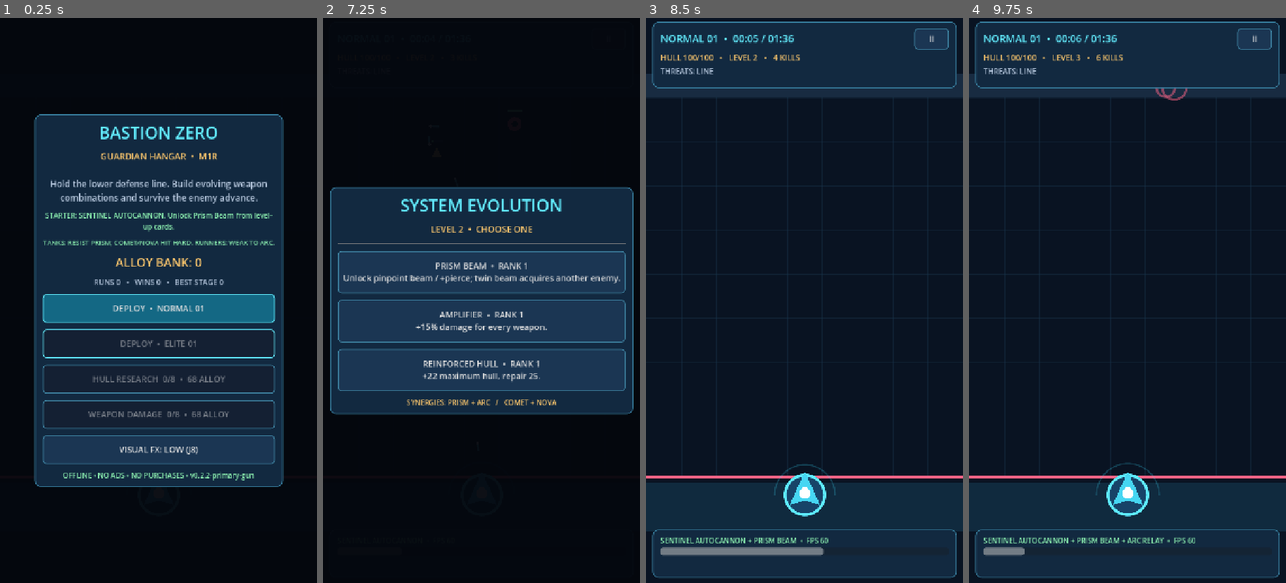
Above: before the commit, frames 1-4 (left to right).
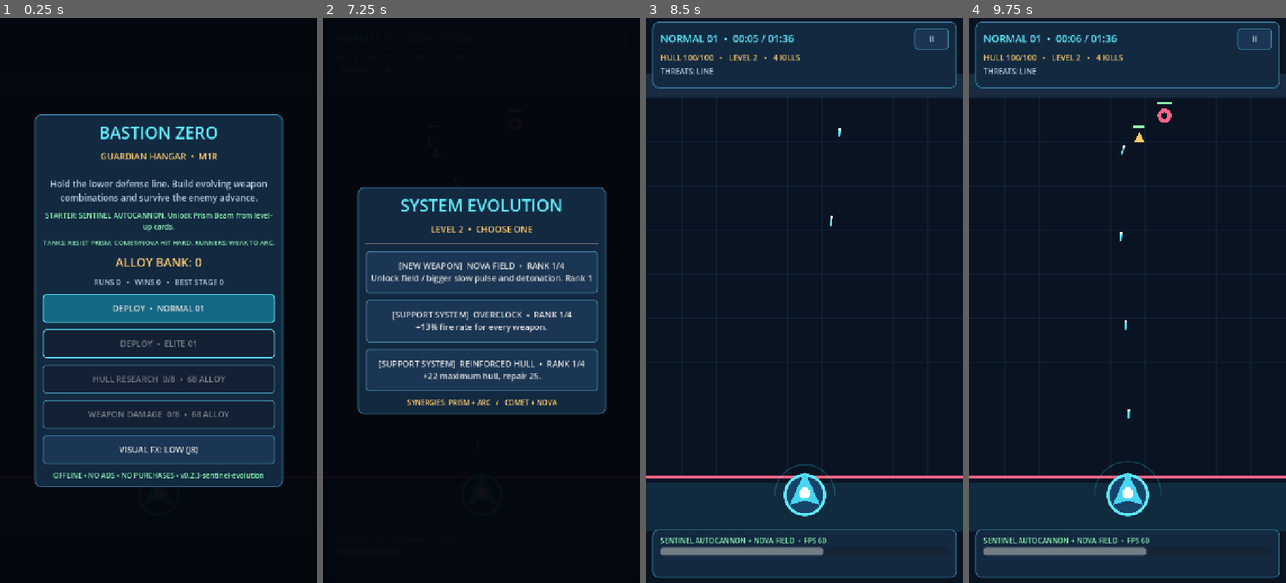
Above: after the commit, the same moments.

Repository: dante-souza/bastion_zero
Game: Godot game, scene res://scenes/main.tscn
Same seed, same stepped clock (60 frames per second), same inputs: the game is played once before the commit and once after it.
Inputs (mouse positions are in pixels of both pictures, inside the frame that each line leads up to):
- Up to frame 1 (0.25 s): no input
- Up to frame 2 (7.25 s): click "DEPLOY • NORMAL 01" at 0.5 s; click "II" at 1.25 s; click "RESUME" at 2 s; click "II" at 2.75 s; click "RESUME" at 3.5 s; click "II" at 4.25 s; click "RESUME" at 5 s; move the mouse to (551, 272) at 5.77 s; click (551, 272) at 5.92 s; move the mouse to (418, 328) at 6.52 s; click (418, 328) at 6.67 s
- Up to frame 3 (8.5 s): click (804, 272) at 7.25 s, where only the run before the commit has a clickable "PRISM BEAM • RANK 1 Unlock pi…"; move the mouse to (836, 176) at 8.02 s; click (836, 176) at 8.17 s
- Up to frame 4 (9.75 s): move the mouse to (1111, 413) at 8.77 s; click (1111, 413) at 8.92 s; click (1127, 272) at 9.5 s, where only the run before the commit has a clickable "ARC RELAY • RANK 1 Unlock cha…"

The runs differ from the first frame. In frame 1, 0.5% of the frame differs, in the area x 16-84%, y 80-82%; in frame 2, 9.7%, in the area x 2-98%, y 29-71%; in frame 3, 0.2%; in frame 4, 1.3%.

Commit message:
feat(combat): add four independent Sentinel autocannon evolution card chains

Diff:
--- a/scripts/arena.gd
+++ b/scripts/arena.gd
@@ -61,6 +61,7 @@
     rng.seed = 14057 + stage * 137
     levels = {
         "gun": 1, "beam": 0, "volley": 0, "arc": 0, "nova": 0,
+        "gun_payload": 0, "gun_pierce": 0, "gun_ricochet": 0, "gun_volley": 0,
         "hull": 0, "rate": 0, "power": 0, "reach": 0
     }
     weapon_damage = {"gun": 0.0, "beam": 0.0, "volley": 0.0, "arc": 0.0, "nova": 0.0}
@@ -130,7 +131,7 @@
 func choose_upgrade(kind: String) -> void:
     if state != "upgrade" or not levels.has(kind):
         return
-    if int(levels[kind]) >= GameCatalog.UPGRADE_CAP:
+    if int(levels[kind]) >= GameCatalog.upgrade_cap(kind):
         return
     levels[kind] = int(levels[kind]) + 1
     if kind == "hull":
@@ -293,28 +294,30 @@
         var target_idx: int = _index_by_id(int(bullet["target"]))
         var velocity: Vector2 = bullet["velocity"]
         var kind: String = String(bullet["kind"])
-        # Both rockets and the basic cannon track the assigned threat. The
-        # cannon makes smaller corrections, avoiding the old missing shots.
         if target_idx >= 0 and (kind == "rocket" or kind == "gun"):
             var destination: Vector2 = enemies[target_idx]["pos"]
             var aim: Vector2 = (destination - pos).normalized()
-            var bullet_speed := 670.0 if kind == "rocket" else (1250.0 if int(levels["gun"]) >= 4 else 1100.0)
-            var turning := 7.0 if kind == "rocket" else (9.0 if int(levels["gun"]) >= 4 else 6.0)
+            var bullet_speed: float = 670.0 if kind == "rocket" else (1250.0 if int(levels["gun"]) >= 4 else 1100.0)
+            var turning: float = 7.0 if kind == "rocket" else (9.0 if int(levels["gun"]) >= 4 else 6.0)
             velocity = velocity.lerp(aim * bullet_speed, minf(delta * turning, 1.0))
             bullet["velocity"] = velocity
         var next: Vector2 = pos + velocity * delta
         bullet["pos"] = next
         var collision := -1
+        var along_first := 2.0
         for enemy in enemies:
+            var enemy_id: int = int(enemy["id"])
+            if kind == "gun" and Array(bullet.get("hit_ids", [])).has(enemy_id):
+                continue
             var radius: float = float(enemy["radius"]) + (10.0 if kind == "rocket" else (9.0 if kind == "gun" else 7.0))
-            # Swept segment-vs-circle collision prevents high-speed tunneling.
+            # Check the swept path; choose earliest physical contact, not spawn-array order.
             var path: Vector2 = next - pos
             var along: float = clampf((Vector2(enemy["pos"]) - pos).dot(path) / maxf(0.01, path.length_squared()), 0.0, 1.0)
-            if Vector2(enemy["pos"]).distance_to(pos.lerp(next, along)) <= radius:
-                collision = int(enemy["id"])
-                break
+            if along < along_first and Vector2(enemy["pos"]).distance_to(pos.lerp(next, along)) <= radius:
+                collision = enemy_id
+                along_first = along
         if collision >= 0:
-            var hit_at: Vector2 = next
+            var hit_at: Vector2 = pos.lerp(next, along_first)
             var base_damage: float = float(bullet["damage"])
             if kind == "rocket":
                 _damage_by_id(collision, base_damage, "volley")
@@ -324,14 +327,50 @@
                     for j in range(3):
                         var velocity_frag := Vector2.from_angle(-PI + j * PI / 2.0) * 450.0
                         projectiles.append({"pos": hit_at, "velocity": velocity_frag, "damage": base_damage * 0.33, "life": 0.36, "target": -1, "kind": "frag"})
+                projectiles.remove_at(i)
             elif kind == "gun":
                 _damage_by_id(collision, base_damage, "gun")
+                var touched: Array = bullet.get("hit_ids", [])
+                touched.append(collision)
+                bullet["hit_ids"] = touched
+                if int(bullet["pierce_left"]) > 0:
+                    # Penetration carries on in the same direction, never rehitting targets.
+                    bullet["pierce_left"] = int(bullet["pierce_left"]) - 1
+                    bullet["damage"] = base_damage * 0.86
+                    bullet["target"] = -1
+                    bullet["pos"] = next
+                elif int(bullet["ricochet_left"]) > 0:
+                    var bounced_id: int = _nearest_unhit_enemy(hit_at, touched, 500.0)
+                    if bounced_id >= 0:
+                        bullet["ricochet_left"] = int(bullet["ricochet_left"]) - 1
+                        bullet["target"] = bounced_id
+                        bullet["pos"] = hit_at
+                        bullet["velocity"] = (Vector2(enemies[_index_by_id(bounced_id)]["pos"]) - hit_at).normalized() * 1100.0
+                        bullet["damage"] = base_damage * 0.74
+                        _effect("beam", hit_at, Vector2(enemies[_index_by_id(bounced_id)]["pos"]), 1.0, CYAN, 0.08)
+                    else:
+                        projectiles.remove_at(i)
+                else:
+                    projectiles.remove_at(i)
             else:
                 _damage_by_id(collision, base_damage, "volley")
+                projectiles.remove_at(i)
             _effect("flash", hit_at, Vector2.ZERO, 12.0 if kind == "gun" else 22.0, CYAN if kind == "gun" else GOLD, 0.14 if kind == "gun" else 0.22)
-            projectiles.remove_at(i)
         elif float(bullet["life"]) <= 0.0 or next.y < 110.0 or next.y > 1180.0:
             projectiles.remove_at(i)
+
+func _nearest_unhit_enemy(point: Vector2, touched: Array, radius: float) -> int:
+    var result := -1
+    var shortest: float = radius
+    for enemy in enemies:
+        var id: int = int(enemy["id"])
+        if touched.has(id):
+            continue
+        var distance: float = point.distance_to(enemy["pos"])
+        if distance < shortest:
+            shortest = distance
+            result = id
+    return result
 func _update_effects(delta: float) -> void:
     for i in range(effects.size() - 1, -1, -1):
         effects[i]["ttl"] = float(effects[i]["ttl"]) - delta
@@ -382,28 +421,57 @@
             highest_y = threat
     return winner
 
+func _gun_target_ids(count: int) -> Array[int]:
+    var result: Array[int] = []
+    var index: int = _target_index(_range(1170.0))
+    if index < 0:
+        return result
+    var main_id: int = int(enemies[index]["id"])
+    result.append(main_id)
+    var others: Array[Dictionary] = []
+    for enemy in enemies:
+        var id: int = int(enemy["id"])
+        if id == main_id or Vector2(enemy["pos"]).distance_to(G) > _range(1170.0):
+            continue
+        others.append({"id": id, "y": float(Vector2(enemy["pos"]).y)})
+    others.sort_custom(func(first: Dictionary, second: Dictionary) -> bool: return float(first["y"]) > float(second["y"]))
+    for other in others:
+        if result.size() >= count:
+            break
+        result.append(int(other["id"]))
+    while result.size() < count:
+        result.append(main_id)
+    return result
+
 func _fire_gun() -> void:
-    var target_idx: int = _target_index(_range(1170.0))
-    if target_idx < 0 or projectiles.size() >= MAX_BULLETS - 2:
-        return
-    var enemy: Dictionary = enemies[target_idx]
-    var target: Vector2 = enemy["pos"]
-    var speed := 1250.0 if int(levels["gun"]) >= 4 else 1100.0
-    var barrels := 2 if int(levels["gun"]) >= 3 else 1
-    for barrel in range(barrels):
-        var offset: float = (float(barrel) - (barrels - 1.0) * 0.5) * 32.0
+    var count := 1 + (1 if int(levels["gun"]) >= 3 else 0) + int(levels["gun_volley"])
+    if projectiles.size() >= MAX_BULLETS - count:
+        return
+    var targets: Array[int] = _gun_target_ids(count)
+    if targets.is_empty():
+        return
+    var speed: float = 1250.0 if int(levels["gun"]) >= 4 else 1100.0
+    for barrel in range(count):
+        var target_idx: int = _index_by_id(targets[barrel])
+        if target_idx < 0:
+            continue
+        var enemy: Dictionary = enemies[target_idx]
+        var target: Vector2 = enemy["pos"]
+        var offset: float = (float(barrel) - (count - 1.0) * 0.5) * 25.0
         var muzzle: Vector2 = G + Vector2(offset, -45.0)
         var flight: float = muzzle.distance_to(target) / (speed + float(enemy["speed"]))
         var lead: Vector2 = target + Vector2(0.0, float(enemy["speed"]) * flight * 0.75)
         var velocity: Vector2 = (lead - muzzle).normalized() * speed
         projectiles.append({
             "pos": muzzle, "velocity": velocity,
-            "damage": _power(7.0 + 2.0 * (int(levels["gun"]) - 1)),
-            "life": 1.45, "target": int(enemy["id"]), "kind": "gun"
+            "damage": _power(7.0 + 2.0 * (int(levels["gun"]) - 1)) * (1.0 + 0.25 * int(levels["gun_payload"])),
+            "life": 1.50 + float(levels["gun_ricochet"]) * 0.30,
+            "target": int(enemy["id"]), "kind": "gun",
+            "pierce_left": int(levels["gun_pierce"]), "ricochet_left": int(levels["gun_ricochet"]),
+            "hit_ids": []
         })
     if not low_fx:
         _effect("flash", G + Vector2(0, -45), Vector2.ZERO, 11.0, CYAN, 0.10)
-
 func _beam_target_ids() -> Array[int]:
     # The primary beam always aims through its target center. On the dual-beam
     # tier, the other beam selects a second valid enemy or converges on the first.
--- a/scripts/game_catalog.gd
+++ b/scripts/game_catalog.gd
@@ -2,7 +2,7 @@
 extends RefCounted
 
 ## Bastion Zero's original combat balance; no third-party game resources.
-const GAME_VERSION := "0.2.2-primary-gun"
+const GAME_VERSION := "0.2.3-sentinel-evolution"
 const WORLD_SIZE := Vector2(720.0, 1280.0)
 const GUARDIAN := Vector2(360.0, 1080.0)
 const BREACH_Y := 1040.0
@@ -12,9 +12,29 @@
 const UPGRADE_CAP := 4
 const META_CAP := 8
 const UPGRADE_ORDER: Array[String] = [
-    "gun", "beam", "volley", "arc", "nova", "hull", "rate", "power", "reach"
+    "gun", "gun_payload", "gun_pierce", "gun_ricochet", "gun_volley",
+    "beam", "volley", "arc", "nova", "hull", "rate", "power", "reach"
 ]
 const WEAPON_ORDER: Array[String] = ["gun", "beam", "volley", "arc", "nova"]
+const GUN_MODS: Array[String] = ["gun_payload", "gun_pierce", "gun_ricochet", "gun_volley"]
+
+static func upgrade_cap(key: String) -> int:
+    match key:
+        "gun_payload": return 3
+        "gun_pierce": return 2
+        "gun_ricochet": return 2
+        "gun_volley": return 2
+    return UPGRADE_CAP
+
+static func upgrade_category(key: String, current_rank: int) -> String:
+    if WEAPON_ORDER.has(key) and current_rank == 0:
+        return "NEW WEAPON"
+    if GUN_MODS.has(key):
+        return "SENTINEL MOD"
+    if WEAPON_ORDER.has(key):
+        return "WEAPON EVOLUTION"
+    return "SUPPORT SYSTEM"
+
 
 ## Enemy/weapon interactions are explicit, stable, and independent of monetization.
 ## Multipliers are applied before HP-capped accounting.
@@ -43,6 +63,10 @@
 static func upgrade_name(key: String) -> String:
     match key:
         "gun": return "SENTINEL AUTOCANNON"
+        "gun_payload": return "KINETIC PAYLOAD"
+        "gun_pierce": return "SABOT PIERCER"
+        "gun_ricochet": return "RICOCHET ROUTING"
+        "gun_volley": return "SATURATION BURST"
         "beam": return "PRISM BEAM"
         "volley": return "COMET VOLLEY"
         "arc": return "ARC RELAY"
@@ -60,6 +84,10 @@
                 2: return "Faster automatic fire (+30% cadence)."
                 3: return "Dual-barrel bursts: two aimed rounds per volley."
                 _: return "Smart tracers: faster rounds and improved tracking."
+        "gun_payload": return "+25% damage per Sentinel round. Rank %d/3" % rank
+        "gun_pierce": return "Round passes through %d additional target(s)." % rank
+        "gun_ricochet": return "After piercing, ricochet to up to %d nearby target(s)." % rank
+        "gun_volley": return "+%d separately aimed Sentinel rounds per burst." % rank
         "beam": return "Unlock pinpoint beam / +pierce; twin beam acquires another enemy."
         "volley": return "Unlock rockets / add lanes, then split + blast. Rank %d" % rank
         "arc": return "Unlock chain lightning / more jumps and stun. Rank %d" % rank
@@ -77,7 +105,7 @@
     var available: Array[String] = []
     var locked: Array[String] = []
     for key in UPGRADE_ORDER:
-        if int(levels.get(key, 0)) < UPGRADE_CAP:
+        if int(levels.get(key, 0)) < upgrade_cap(key):
             available.append(key)
             if WEAPON_ORDER.has(key) and int(levels.get(key, 0)) == 0:
                 locked.append(key)
--- a/scripts/main.gd
+++ b/scripts/main.gd
@@ -181,8 +181,9 @@
     var content := _screen("SYSTEM EVOLUTION", "LEVEL %d  •  CHOOSE ONE" % arena.level)
     for kind in offers:
         var rank: int = int(arena.levels.get(kind, 0)) + 1
-        var upgrade := _button("%s  •  RANK %d\n%s" % [
-            GameCatalog.upgrade_name(kind), rank,
+        var category: String = GameCatalog.upgrade_category(kind, rank - 1)
+        var upgrade := _button("[%s]  %s  •  RANK %d/%d\n%s" % [
+            category, GameCatalog.upgrade_name(kind), rank, GameCatalog.upgrade_cap(kind),
             GameCatalog.upgrade_description(kind, rank)
         ], false)
         upgrade.custom_minimum_size.y = 96
Not shown, changed: export_presets.cfg
Not shown, changed: README.md
